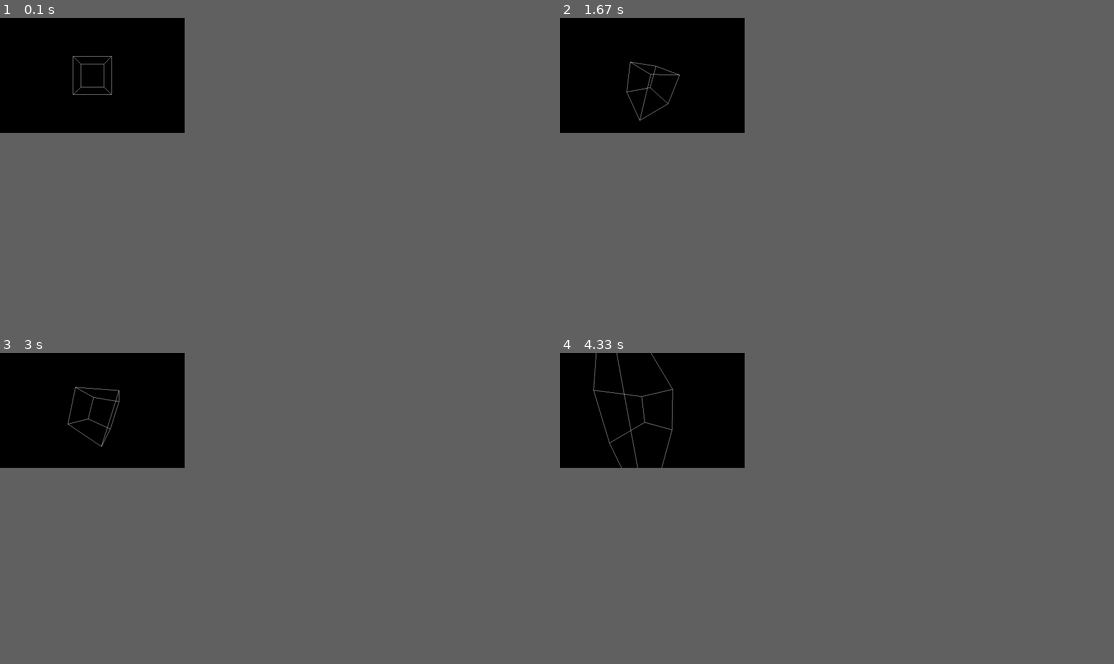
Above: before the commit, frames 1-4 (two rows, left to right).
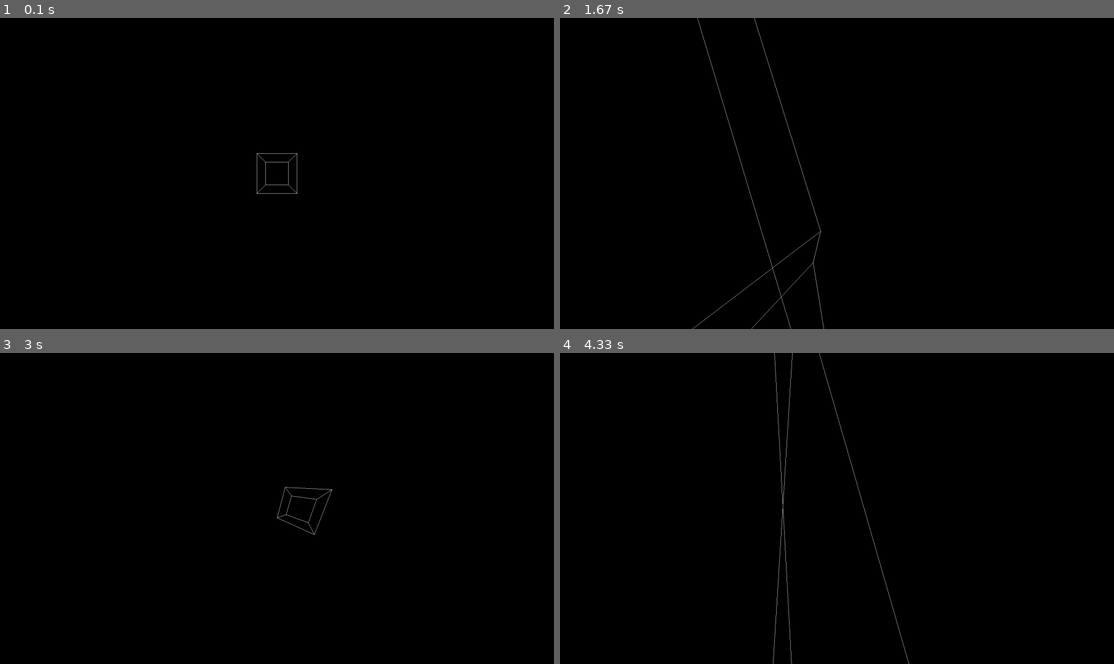
Above: after the commit, the same moments.

Repository: Brushfire-257/Pygame3DRenderer
Game: pygame game, started from main.py
The game is run twice, just before and just after one commit, with the same random seed, the same clock (stepped at 60 frames per second) and the same inputs.
Inputs:
- Up to frame 1 (0.1 s): no input
- Up to frame 2 (1.67 s): hold Right 0.33-0.8 s; hold R 0.83-1.13 s; hold Up 0.83-1.13 s; hold W 0.83-1.13 s; tap J at 0.9, 1.23, 1.57 s; tap E at 0.98 s; hold Up 1.17-1.47 s; hold W 1.17-1.47 s; tap U at 1.32 s; hold Right from 1.5 s (still down); hold D from 1.5 s (still down)
- Up to frame 3 (3 s): tap J at 1.87, 2.07, 2.37, 2.63, 2.97 s; release Right at 1.97 s; release D at 1.97 s; hold Left 2-2.53 s; hold A 2-2.53 s; tap E at 2.15 s; hold Down 2.57-2.87 s; hold S 2.57-2.87 s; tap U at 2.72 s; hold Q from 2.9 s (still down); hold Left from 2.9 s (still down); hold A from 2.9 s (still down)
- Up to frame 4 (4.33 s): tap J at 3.27, 3.4, 3.7, 3.83, 4.23 s; release Q at 3.3 s; release Left at 3.3 s; release A at 3.3 s; hold Left 3.33-3.73 s; hold A 3.33-3.73 s; tap E at 3.48 s; hold Up 3.77-4.13 s; hold W 3.77-4.13 s; tap U at 3.92 s; hold Right from 4.17 s (still down); hold D from 4.17 s (still down)
In our replay, the window is 300x187 before the commit and 900x506 after it. These sizes can differ from the game's own. Grey fills any space a smaller window leaves; there, only what the larger window draws over its background counts as a difference.

The runs differ from the first frame. In frame 1, 0.2% of the frame differs, in the area x 13-54%, y 12-57%; in frame 2, 0.6%; in frame 3, 0.3%; in frame 4, 0.7%, in the area x 6-63%, y 0-100%.

Commit message:
First Person Actually Works
Got first person camera movement and rotation working correctly.

Diff:
--- a/main.py
+++ b/main.py
@@ -1,9 +1,10 @@
 #!/usr/bin/python
 """
-Move a wireframe shape with arrow keys + "n" and "m"
+Move virtual camera with "wasd" and rotate the virtual camera with arrow keys + "n" and "m"
 Reset shape with "r"
 
-Most math from Gustavo Niemeyer
+Inspired by Gustavo Niemeyer
+Math from Logan Peterson
 """
 from pygame.locals import *
 import pygame.draw
@@ -14,21 +15,25 @@
 ORIGINX = 0
 ORIGINY = 0
 
-CAMERA_FOCAL_DISTANCE = 200
+CAMERA_FOCAL_DISTANCE = 180
 CAMERA_X = 0
 CAMERA_Y = 0
 CAMERA_Z = 0
+CAMERA_OFFSET_X = 0
+CAMERA_OFFSET_Y = 0
+CAMERA_OFFSET_Z = CAMERA_FOCAL_DISTANCE
 
-def draw_3dline(surface, color, a, b, camera_distance):
+def draw_3dline(surface, color, a, b, camera_focal_distance):
     """Convert 3D coordinates to 2D with perspective projection and draw line."""
-    try:
-        ax = (a[0] - CAMERA_X) / (1 - (a[2] - CAMERA_Z) / camera_distance) + surface.get_width() / 2
-        ay = (a[1] - CAMERA_Y) / (1 - (a[2] - CAMERA_Z) / camera_distance) + surface.get_height() / 2
-        bx = (b[0] - CAMERA_X) / (1 - (b[2] - CAMERA_Z) / camera_distance) + surface.get_width() / 2
-        by = (b[1] - CAMERA_Y) / (1 - (b[2] - CAMERA_Z) / camera_distance) + surface.get_height() / 2
-        pygame.draw.line(surface, color, (ax, ay), (bx, by))
-    except Exception:
-        pass
+    if a[2] < (CAMERA_Z+CAMERA_OFFSET_Z) and b[2] < (CAMERA_Z+CAMERA_OFFSET_Z):
+        try: # If distance is 0 then dont run it (Dont divide by 0)
+            ax = (a[0] - CAMERA_X) / (1 - (a[2] - CAMERA_Z) / camera_focal_distance) + surface.get_width() / 2
+            ay = (a[1] - CAMERA_Y) / (1 - (a[2] - CAMERA_Z) / camera_focal_distance) + surface.get_height() / 2
+            bx = (b[0] - CAMERA_X) / (1 - (b[2] - CAMERA_Z) / camera_focal_distance) + surface.get_width() / 2
+            by = (b[1] - CAMERA_Y) / (1 - (b[2] - CAMERA_Z) / camera_focal_distance) + surface.get_height() / 2
+            pygame.draw.line(surface, color, (ax, ay), (bx, by))
+        except ZeroDivisionError:
+            pass
 
 def draw_shape(surface, color, shape):
     """Draw 3D shape."""
@@ -48,55 +53,64 @@
     draw_3dline(surface, color, c, g, CAMERA_FOCAL_DISTANCE)
     draw_3dline(surface, color, d, h, CAMERA_FOCAL_DISTANCE)
 
-def rotate_3dpoint(p, angle, axis, camera_pos):
-    """Rotate a 3D point around given axis."""
+def rotate_3dpoint(p, angle, point1, point2):
+    """Rotate a 3D point around an axis defined by two points. These points are defined in the world space, not the camera space"""
     x, y, z = p
-    cx, cy, cz = camera_pos
+    x1, y1, z1 = point1
+    x2, y2, z2 = point2
 
-    # Translate point relative to camera position
-    x -= cx
-    y -= cy
-    z -= cz
+    # Define the axis vector
+    u, v, w = x2 - x1, y2 - y1, z2 - z1
 
-    cosAngle = cos(angle)
-    sinAngle = sin(angle)
+    # Translate point relative to first point of the axis
+    x -= x1
+    y -= y1
+    z -= z1
 
-    # Apply rotation based on camera orientation
-    if axis == (1, 0, 0):  # Rotate around X-axis
-        new_y = y * cosAngle - z * sinAngle
-        new_z = y * sinAngle + z * cosAngle
-        y, z = new_y, new_z
-    elif axis == (0, 1, 0):  # Rotate around Y-axis
-        new_x = x * cosAngle + z * sinAngle
-        new_z = -x * sinAngle + z * cosAngle
-        x, z = new_x, new_z
-    elif axis == (0, 0, 1):  # Rotate around Z-axis
-        new_x = x * cosAngle - y * sinAngle
-        new_y = x * sinAngle + y * cosAngle
-        x, y = new_x, new_y
+    # Normalize the axis
+    axis_length = (u**2 + v**2 + w**2)**0.5
+    u /= axis_length
+    v /= axis_length
+    w /= axis_length
 
-    # Translate point back relative to camera position
-    x += cx
-    y += cy
-    z += cz
+    cos_angle = cos(angle)
+    sin_angle = sin(angle)
 
-    return [x, y, z]
+    # Apply rotation using Rodrigues' rotation formula
+    x_new = (u*(u*x + v*y + w*z) * (1 - cos_angle) +
+             x*cos_angle +
+             (-w*y + v*z)*sin_angle)
 
-def rotate_object(obj, angle, axis):
+    y_new = (v*(u*x + v*y + w*z) * (1 - cos_angle) +
+             y*cos_angle +
+             (w*x - u*z)*sin_angle)
+
+    z_new = (w*(u*x + v*y + w*z) * (1 - cos_angle) +
+             z*cos_angle +
+             (-v*x + u*y)*sin_angle)
+
+    # Translate point back relative to first point of the axis
+    x_new += x1
+    y_new += y1
+    z_new += z1
+
+    return [x_new, y_new, z_new]
+
+def rotate_object(obj, angle, point1, point2):
     """Rotate an object around given axis."""
     global CAMERA_X, CAMERA_Y, CAMERA_Z
     for i in range(len(obj)):
-        obj[i] = rotate_3dpoint(obj[i], angle, axis, (CAMERA_X, CAMERA_Y, CAMERA_Z))
+        obj[i] = rotate_3dpoint(obj[i], angle, point1, point2)
 
 def main():
     global ORIGINX, ORIGINY, CAMERA_X, CAMERA_Y, CAMERA_Z, CAMERA_FOCAL_DISTANCE
     pygame.init()
-    screen = pygame.display.set_mode((640,400))
+    screen = pygame.display.set_mode((1920,1080))
     # Move origin to center of screen
     ORIGINX = screen.get_width()/2
     ORIGINY = screen.get_height()/2
-    shape = [(-50,50,50),  (50,50,50),  (50,-50,50),  (-50,-50,50),
-            (-50,50,-50), (50,50,-50), (50,-50,-50), (-50,-50,-50)]
+    shape = [[-50, 50, 50], [50, 50, 50], [50, -50, 50], [-50, -50, 50],
+         [-50, 50, -50], [50, 50, -50], [50, -50, -50], [-50, -50, -50]]
     while 1:
         draw_shape(screen, (255, 255, 255), shape)
         event = pygame.event.poll()
@@ -111,36 +125,39 @@
             CAMERA_X += 3
         if keys[pygame.K_a]:
             CAMERA_X -= 3
+        if keys[pygame.K_e]:
+            CAMERA_Y -= 3 # Y is inverted...
+        if keys[pygame.K_q]:
+            CAMERA_Y += 3
         if keys[pygame.K_w]:
-            CAMERA_Y -= 3 # Y is inverted...
+            CAMERA_Z -= 3
         if keys[pygame.K_s]:
-            CAMERA_Y += 3
-        if keys[pygame.K_e]:
             CAMERA_Z += 3
-        if keys[pygame.K_q]:
-            CAMERA_Z -= 3
         if keys[pygame.K_n]:
-            rotate_object(shape, 0.1, (0,0,1))
+            rotate_object(shape, -0.1, (CAMERA_X,CAMERA_Y,CAMERA_Z+1+CAMERA_OFFSET_Z), (CAMERA_X,CAMERA_Y,CAMERA_Z+CAMERA_OFFSET_Z))
         if keys[pygame.K_m]:
-            rotate_object(shape, -0.1, (0,0,1))
+            rotate_object(shape, 0.1, (CAMERA_X,CAMERA_Y,CAMERA_Z+1+CAMERA_OFFSET_Z), (CAMERA_X,CAMERA_Y,CAMERA_Z+CAMERA_OFFSET_Z))
         if keys[pygame.K_RIGHT]:
-            rotate_object(shape, 0.1, (0,1,0))
+            rotate_object(shape, -0.1, (CAMERA_X,CAMERA_Y+1,CAMERA_Z+CAMERA_OFFSET_Z), (CAMERA_X,CAMERA_Y,CAMERA_Z+CAMERA_OFFSET_Z))
         if keys[pygame.K_LEFT]:
-            rotate_object(shape, -0.1, (0,1,0))
+            rotate_object(shape, 0.1, (CAMERA_X,CAMERA_Y+1,CAMERA_Z+CAMERA_OFFSET_Z), (CAMERA_X,CAMERA_Y,CAMERA_Z+CAMERA_OFFSET_Z))
         if keys[pygame.K_UP]:
-            rotate_object(shape, 0.1, (1,0,0))
+            rotate_object(shape, -0.1, (CAMERA_X+1,CAMERA_Y,CAMERA_Z+CAMERA_OFFSET_Z), (CAMERA_X,CAMERA_Y,CAMERA_Z+CAMERA_OFFSET_Z))
         if keys[pygame.K_DOWN]:
-            rotate_object(shape, -0.1, (1,0,0))
+            rotate_object(shape, 0.1, (CAMERA_X+1,CAMERA_Y,CAMERA_Z+CAMERA_OFFSET_Z), (CAMERA_X,CAMERA_Y,CAMERA_Z+CAMERA_OFFSET_Z))
         if keys[pygame.K_u]:
             CAMERA_FOCAL_DISTANCE += 3
         if keys[pygame.K_j]:
             CAMERA_FOCAL_DISTANCE -= 3
         if keys[pygame.K_r]: # Reset the shape positions
-            shape = [(-50,50,50),  (50,50,50),  (50,-50,50),  (-50,-50,50),
-            (-50,50,-50), (50,50,-50), (50,-50,-50), (-50,-50,-50)]
+            shape = [[-50, 50, 50], [50, 50, 50], [50, -50, 50], [-50, -50, 50],
+         [-50, 50, -50], [50, 50, -50], [50, -50, -50], [-50, -50, -50]]
             CAMERA_X = 0
             CAMERA_Y = 0
             CAMERA_Z = 0
+            CAMERA_FOCAL_DISTANCE = 180
+
+        CAMERA_OFFSET_Z = CAMERA_FOCAL_DISTANCE
 
 if __name__ == "__main__":
     main()
